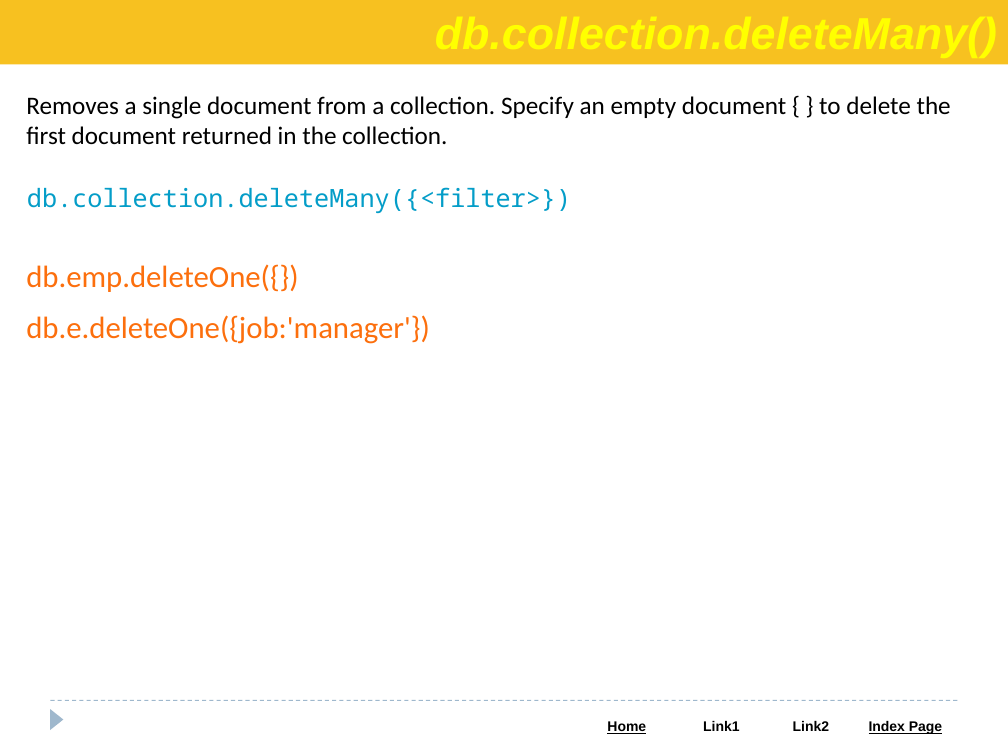
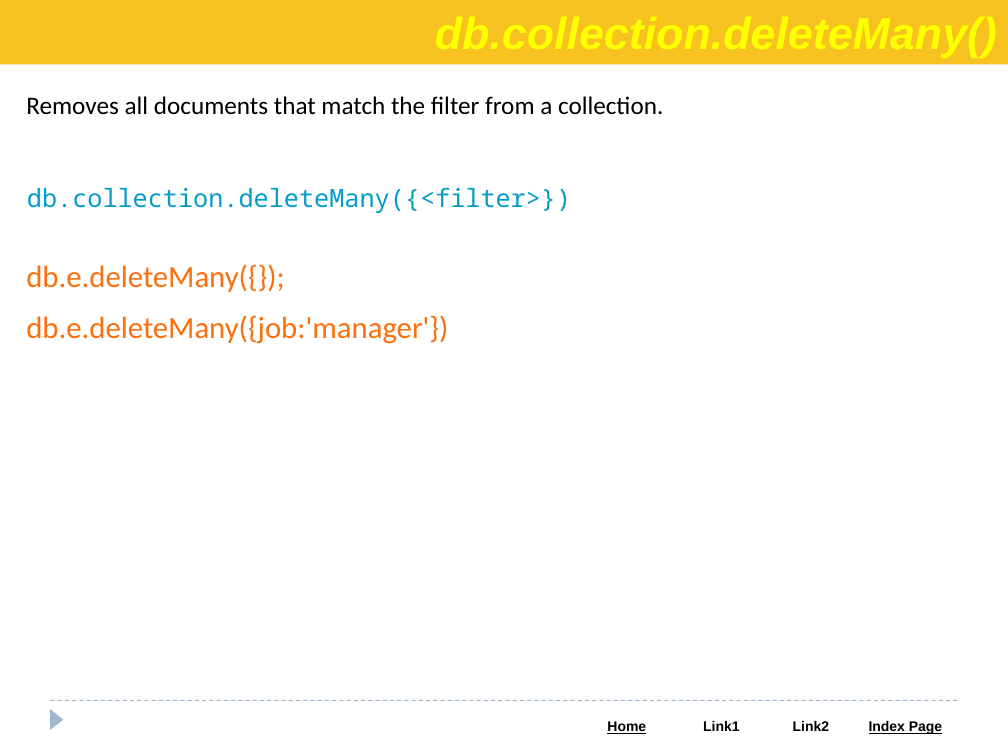
Before and after one commit to Saleel-Bagde/PPT-s, a slide deck: slide 58 of MongoDB PPT.pptx (slide 56 before the commit). Drawn at 1008x756 pixels with LibreOffice and Linux fonts; fonts in the diff are those of the drawing. Boxes give left, top, right and bottom in pixels: in the first picture for what was removed or moved away, otherwise in the second. Text is boxed around its words. In the diff, an @@ line names an element or a change of style, - is before the commit and + after.

```diff
--- a/MongoDB PPT.pptx
+++ b/MongoDB PPT.pptx
@@ text at <box>26,96,663,115</box>: text changed @@
-Removes a single document from a collection. Specify an empty document { } to delete the first document returned in the collection.
+Removes all documents that match the filter from a collection.
@@ text at <box>26,264,448,344</box>: text changed @@
-db.emp.deleteOne({})
-db.e.deleteOne({job:'manager'})
+db.e.deleteMany({});
+db.e.deleteMany({job:'manager'})
```
Also in this commit, not shown: 2 other slides changed.
